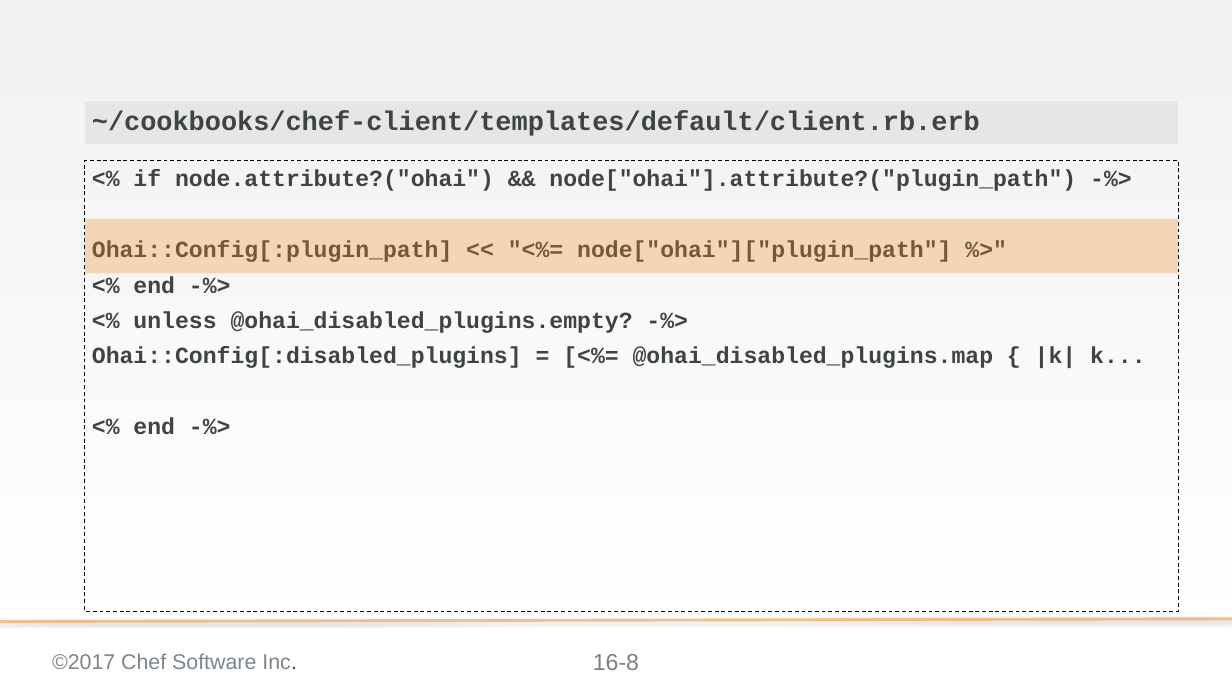
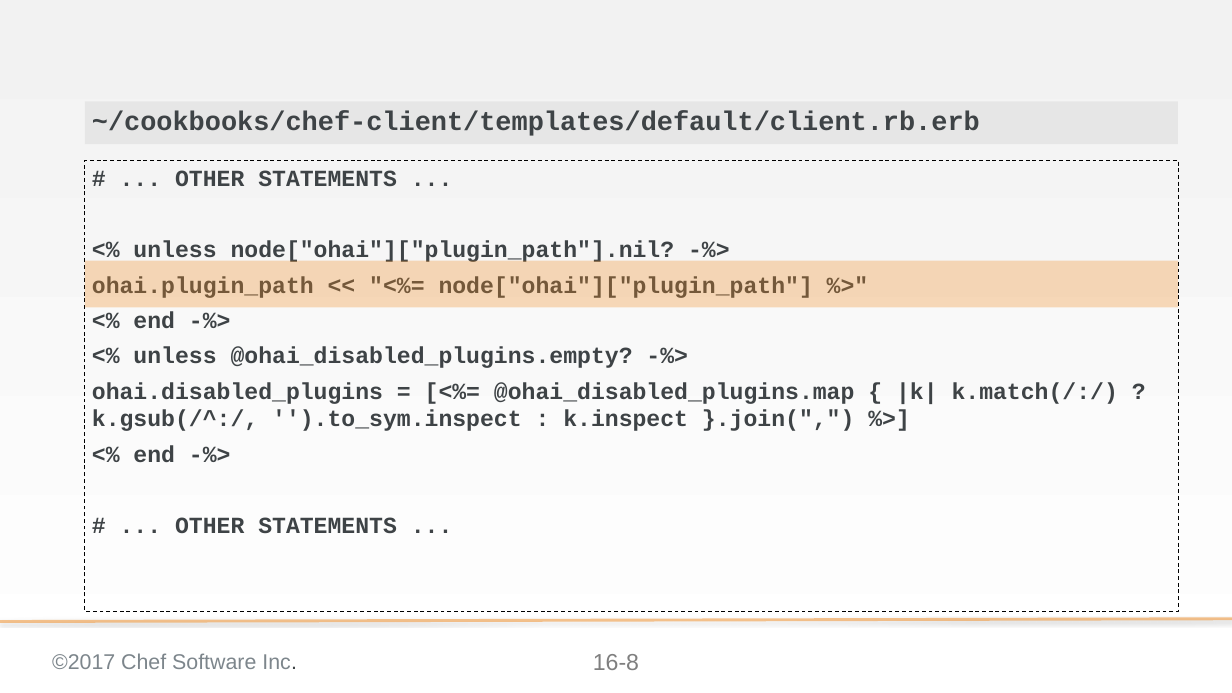
Before and after one commit to ericheiser/chef-intermediate, a slide deck: slide 8 of 16-tuning_ohai.pptx. Drawn at 1232x693 pixels with LibreOffice and Linux fonts; fonts in the diff are those of the drawing; background and template pictures are left out. Boxes give left, top, right and bottom in pixels: in the first picture for what was removed or moved away, otherwise in the second. Text is boxed around its words. In the diff, an @@ line names an element or a change of style, - is before the commit and + after.

Commit message:
added link to 16.6, added link to 16.13, corrected screenshots, added link for whitelisting attributes and removed deprecated cookbook link

```diff
--- a/16-tuning_ohai.pptx
+++ b/16-tuning_ohai.pptx
@@ text at (92,170,813,298): text changed @@
-<% if node.attribute?("ohai") && node["ohai"].attribute?("plugin_path") -%>
-Ohai::Config[:plugin_path] << "<%= node["ohai"]["plugin_path"] %>"
+# ... OTHER STATEMENTS ...
+<% unless node["ohai"]["plugin_path"].nil? -%>
+ohai.plugin_path << "<%= node["ohai"]["plugin_path"] %>"
@@ rectangle: place and size @@
-rectangle at (85,218,1178,273)
+rectangle at (85,261,1178,308)
@@ text at (92,382,1118,431): text changed @@
-Ohai::Config[:disabled_plugins] = [<%= @ohai_disabled_plugins.map { |k| k...
+ohai.disabled_plugins = [<%= @ohai_disabled_plugins.map { |k| k.match(/:/) ? k.gsub(/^:/, '').to_sym.inspect : k.inspect }.join(",") %>]
@@ text at (175,517,397,533): paragraph added @@
+# ... OTHER STATEMENTS ...
```
Also in this commit, not shown: 7 other slides changed, 1 slide added.
